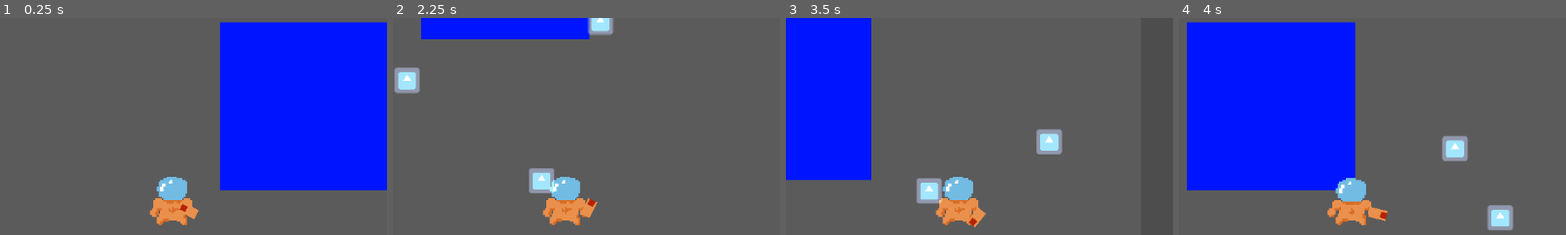
Above: before the commit, frames 1-4 (left to right).
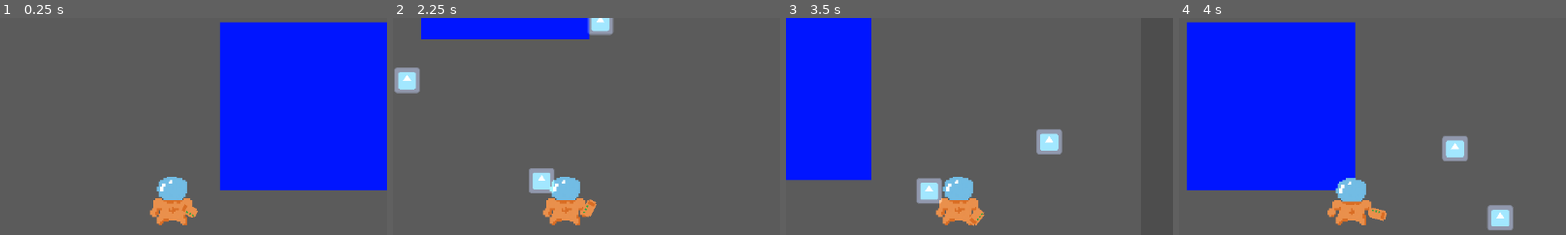
Above: after the commit, the same moments.

Repository: DeepRestGames/pirate-software-game-jam-17
Game: Godot game, scene res://Scenes/TestScene.tscn
The game is run twice, just before and just after one commit, with the same random seed, the same clock (stepped at 60 frames per second) and the same inputs. The engine's default icon, where the game draws it, is replaced by a stand-in: a white triangle on a blue panel in a dark square.
Inputs (mouse positions are % of the whole screen's width and height, from its top left):
- Up to frame 1 (0.25 s): no input
- Up to frame 2 (2.25 s): move the mouse to (72, 45) at 0.52 s; press the mouse at (72, 45) at 0.53 s; hold D (move_right) 0.53-1.28 s; move the mouse to (30, 55) at 1.27 s; release the mouse at (30, 55) at 1.28 s; hold S (move_down) 1.28-2.03 s; click (30, 55) at 1.35 s; move the mouse to (60, 28) at 2.02 s; press the mouse at (60, 28) at 2.03 s; hold D (move_right) from 2.03 s (still down)
- Up to frame 3 (3.5 s): move the mouse to (45, 70) at 2.77 s; release D (move_right) at 2.78 s; release the mouse at (45, 70) at 2.78 s; hold W (move_up) from 2.78 s (still down); click (45, 70) at 2.85 s
- Up to frame 4 (4 s): move the mouse to (80, 65) at 3.52 s; release W (move_up) at 3.53 s; press the mouse at (80, 65) at 3.53 s; hold A (move_left) from 3.53 s (still down)
The pictures show only the part of the screen within x 28-78%, y 8-58%; the shares and areas given below are measured in that part.

The runs differ from the first frame. In frame 1, 0.1% of the frame differs, in the area x 46-52%, y 85-93%; in frame 2, 0.1%; in frame 3, 0.1%; in frame 4, 0.1%, in the area x 48-54%, y 87-94%.

Commit message:
weapon sprite (full / empty)
+ adjusted location WeaponRotation script

Diff:
--- a/if_onlyone_savemission/Scenes/Player/Player.tscn
+++ b/if_onlyone_savemission/Scenes/Player/Player.tscn
@@ -1,8 +1,9 @@
-[gd_scene load_steps=11 format=3 uid="uid://b3nrx4ogcfxml"]
+[gd_scene load_steps=15 format=3 uid="uid://b3nrx4ogcfxml"]
 
 [ext_resource type="Script" uid="uid://44tdvccu5w1g" path="res://Scripts/Player/Player.gd" id="1_kyqiw"]
 [ext_resource type="Texture2D" uid="uid://ffn7cr302qkc" path="res://Assets/Sprites/PlayerIdle.png" id="2_ft8w5"]
-[ext_resource type="Script" uid="uid://gmoeknbubjgr" path="res://Scenes/Player/WeaponRotation.gd" id="3_h54ih"]
+[ext_resource type="Script" uid="uid://gmoeknbubjgr" path="res://Scripts/Player/WeaponRotation.gd" id="3_h54ih"]
+[ext_resource type="Texture2D" uid="uid://cqqgt05fxr4ws" path="res://Assets/Sprites/Weapon.png" id="4_ude3g"]
 
 [sub_resource type="CircleShape2D" id="CircleShape2D_qbkls"]
 radius = 40.0
@@ -27,6 +28,28 @@
 "loop": true,
 "name": &"default",
 "speed": 2.0
+}]
+
+[sub_resource type="AtlasTexture" id="AtlasTexture_4wape"]
+atlas = ExtResource("4_ude3g")
+region = Rect2(0, 0, 16, 16)
+
+[sub_resource type="AtlasTexture" id="AtlasTexture_t26db"]
+atlas = ExtResource("4_ude3g")
+region = Rect2(16, 0, 16, 16)
+
+[sub_resource type="SpriteFrames" id="SpriteFrames_fk5o5"]
+animations = [{
+"frames": [{
+"duration": 1.0,
+"texture": SubResource("AtlasTexture_4wape")
+}, {
+"duration": 1.0,
+"texture": SubResource("AtlasTexture_t26db")
+}],
+"loop": false,
+"name": &"default",
+"speed": 5.0
 }]
 
 [sub_resource type="AtlasTexture" id="AtlasTexture_ft8w5"]
@@ -70,20 +93,10 @@
 scale = Vector2(0.4, 0.4)
 script = ExtResource("3_h54ih")
 
-[node name="ColorRect" type="ColorRect" parent="PlayerAnimatedSprite_V1/Weapon"]
-modulate = Color(0.913725, 0.564706, 0.298039, 1)
-offset_left = -5.0
-offset_top = -8.0
-offset_right = 21.0
-offset_bottom = 7.0
-
-[node name="ColorRect2" type="ColorRect" parent="PlayerAnimatedSprite_V1/Weapon/ColorRect"]
-modulate = Color(0.913725, 0.564706, 0.298039, 1)
-offset_left = 17.0
-offset_top = 3.0
-offset_right = 26.0
-offset_bottom = 12.0
-color = Color(0.85098, 0.431373, 0.145098, 1)
+[node name="WeaponAnimatedSprite" type="AnimatedSprite2D" parent="PlayerAnimatedSprite_V1/Weapon"]
+position = Vector2(7, -5.96046e-08)
+scale = Vector2(2.5, 2.5)
+sprite_frames = SubResource("SpriteFrames_fk5o5")
 
 [node name="PlayerAnimatedSprite_V2" type="AnimatedSprite2D" parent="."]
 scale = Vector2(2.5, 2.5)
@@ -96,19 +109,9 @@
 scale = Vector2(0.4, 0.4)
 script = ExtResource("3_h54ih")
 
-[node name="ColorRect" type="ColorRect" parent="PlayerAnimatedSprite_V2/Weapon2"]
-modulate = Color(0.913725, 0.564706, 0.298039, 1)
-offset_left = -5.0
-offset_top = -8.0
-offset_right = 21.0
-offset_bottom = 7.0
-
-[node name="ColorRect2" type="ColorRect" parent="PlayerAnimatedSprite_V2/Weapon2/ColorRect"]
-modulate = Color(0.913725, 0.564706, 0.298039, 1)
-offset_left = 17.0
-offset_top = 3.0
-offset_right = 26.0
-offset_bottom = 12.0
-color = Color(0.85098, 0.431373, 0.145098, 1)
+[node name="WeaponAnimatedSprite2" type="AnimatedSprite2D" parent="PlayerAnimatedSprite_V2/Weapon2"]
+position = Vector2(8, 0)
+scale = Vector2(2.5, 2.5)
+sprite_frames = SubResource("SpriteFrames_fk5o5")
 
 [node name="Camera2D" type="Camera2D" parent="."]
Binary file added: if_onlyone_savemission/Assets/Sprites/Weapon.png
Not shown, added: if_onlyone_savemission/Assets/Sprites/Weapon.png.import
Renamed: if_onlyone_savemission/Scenes/Player/WeaponRotation.gd -> if_onlyone_savemission/Scripts/Player/WeaponRotation.gd
Renamed: if_onlyone_savemission/Scenes/Player/WeaponRotation.gd.uid -> if_onlyone_savemission/Scripts/Player/WeaponRotation.gd.uid
